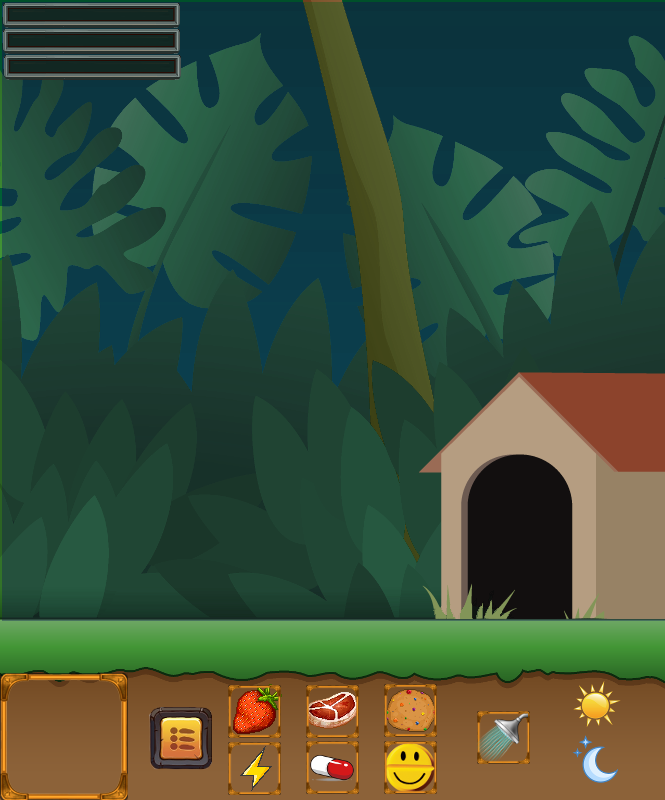
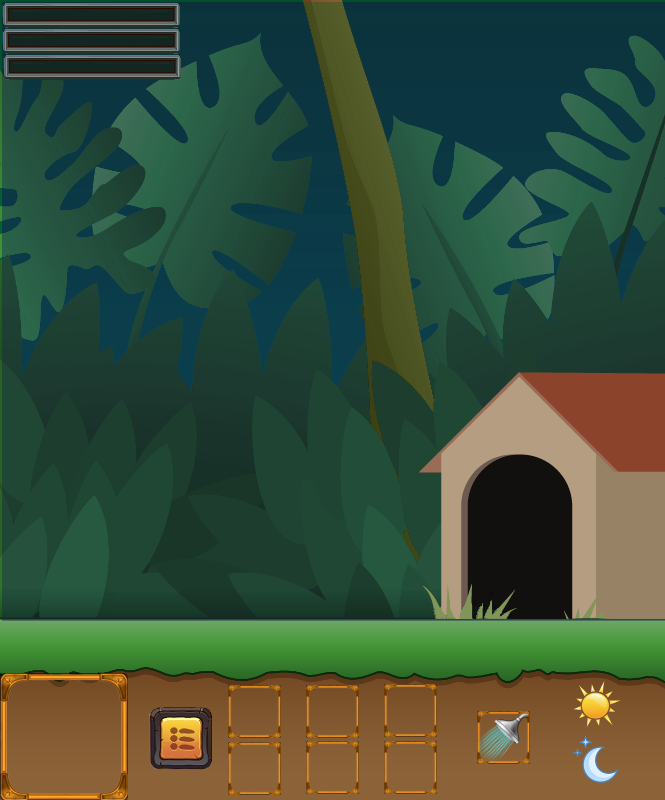
Layers edited between the first and the second 665×800 image:
removed layer "Biscuit.png" over (386, 689, 435, 732)
removed layer "Viande.png" over (308, 692, 357, 729)
removed layer "Fruit.png" over (233, 684, 282, 734)
removed layer "Antidep.png" over (386, 743, 435, 792)
removed layer "pill.png" over (310, 755, 354, 782)
removed layer "Stim.png" over (240, 746, 272, 791)
